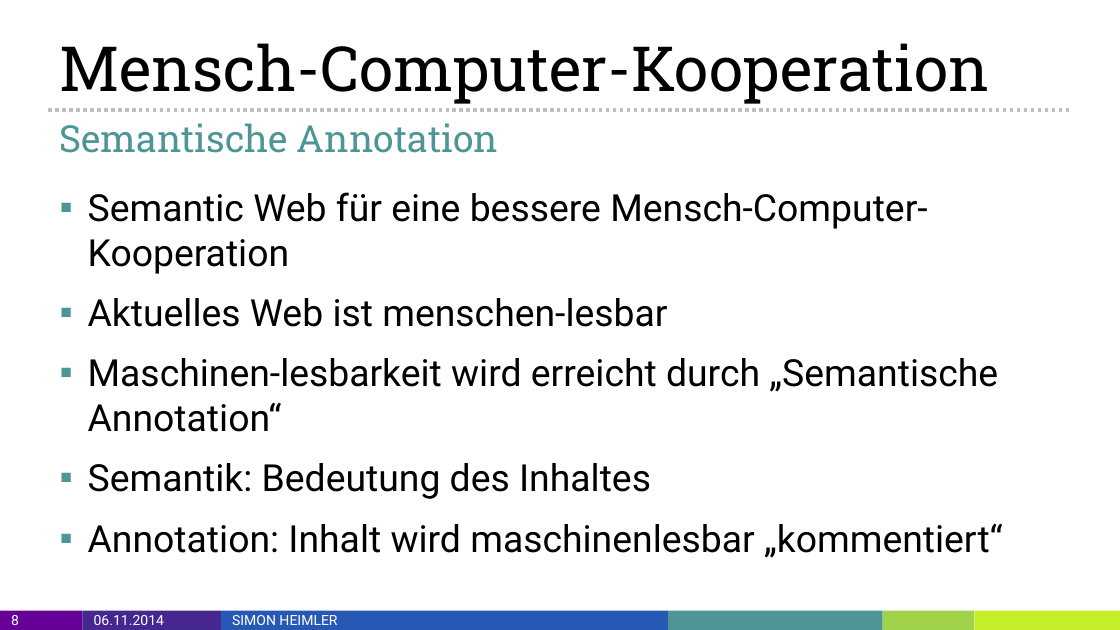
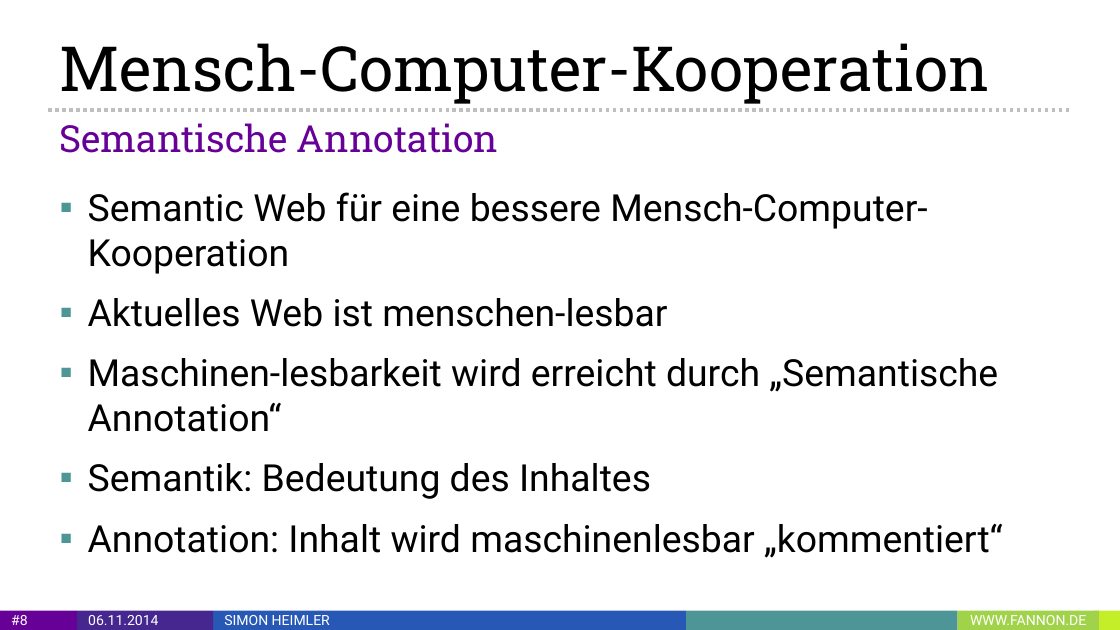
Before and after one commit to Fannon/SemanticWebParadigmen, a slide deck: slide 8 of Semantic Web Paradigmen PPT.pptx. Drawn at 1120x630 pixels with LibreOffice and Linux fonts; fonts in the diff are those of the drawing. Boxes give left, top, right and bottom in pixels: in the first picture for what was removed or moved away, otherwise in the second. Text is boxed around its words. In the diff, an @@ line names an element or a change of style, - is before the commit and + after.

```diff
--- a/Semantic Web Paradigmen PPT.pptx
+++ b/Semantic Web Paradigmen PPT.pptx
@@ text "Semantische Annotation" at (60,123,498,153): text colour #4D9596 to #670097 @@
@@ page number: place and size @@
-page number at (11,615,19,625)
+page number at (0,610,77,629)
@@ page number at (0,610,77,629): fill none to #670097 @@
@@ rectangle removed at (0,610,83,629) @@
@@ page number at (11,615,27,625): text changed @@
-8
+#8
@@ rectangle "06.11.2014": place and size @@
-rectangle "06.11.2014" at (94,615,164,625)
+rectangle "06.11.2014" at (77,610,214,629)
@@ rectangle "06.11.2014" at (77,610,214,629): fill none to #46268F @@
@@ rectangle removed at (83,610,222,629) @@
@@ rectangle "SIMON HEIMLER": place and size @@
-rectangle "SIMON HEIMLER" at (232,615,337,625)
+rectangle "SIMON HEIMLER" at (213,610,685,629)
@@ rectangle "SIMON HEIMLER" at (213,610,685,629): fill none to #2758B5 @@
@@ rectangle removed at (221,610,668,629) @@
@@ rectangle: place and size @@
-rectangle at (669,610,884,629)
+rectangle at (685,610,956,629)
@@ rectangle removed at (883,610,974,629) @@
@@ rectangle added at (958,610,1099,629), fill #A0D349, 9 pt, text #FFFFFF @@
+WWW.FANNON.DE
@@ rectangle: place and size @@
-rectangle at (974,610,1120,629)
+rectangle at (1094,610,1120,629)
```
Also in this commit, not shown: 12 other slides changed, 1 other file.
